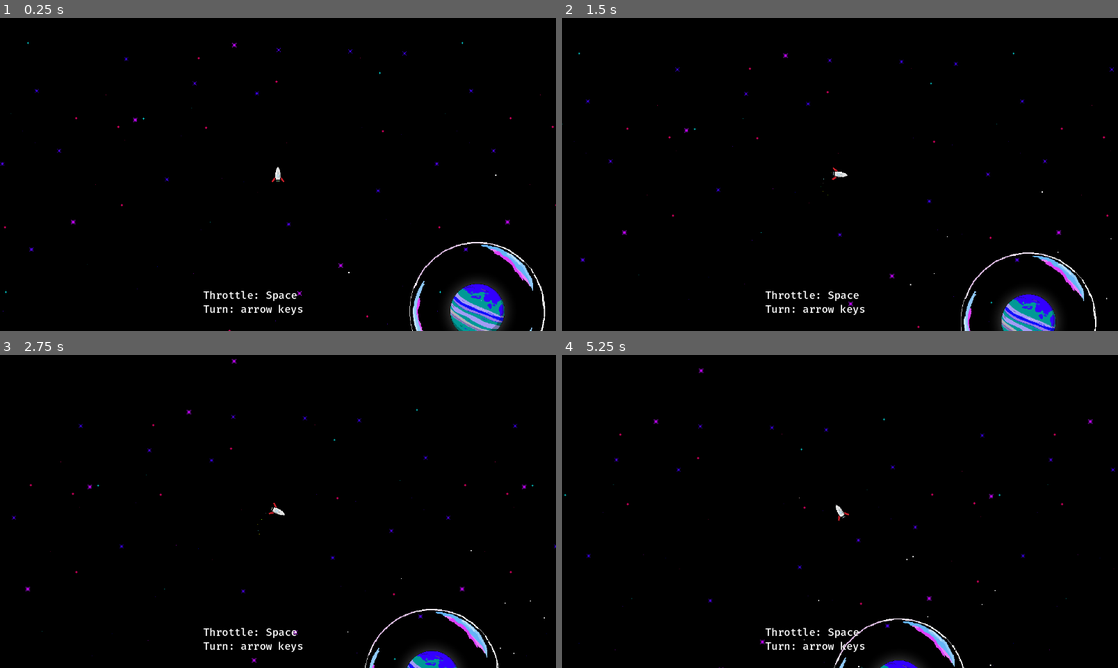
Above: before the commit, frames 1-4 (two rows, left to right).
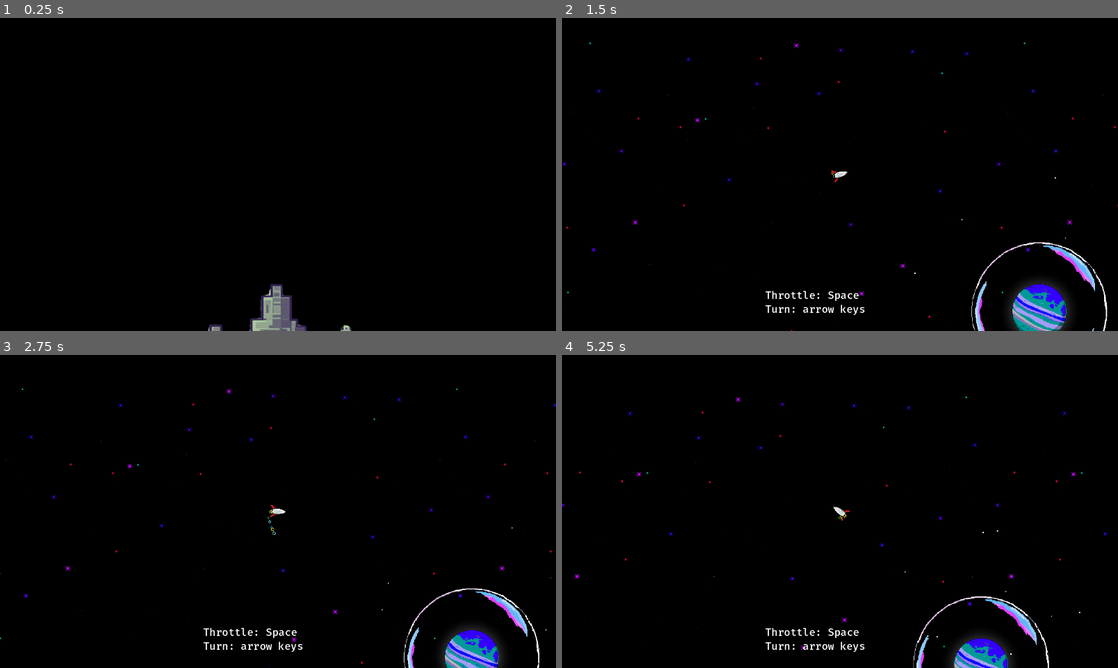
Above: after the commit, the same moments.

Repository: bjornarprytz/bubbleoids
Game: Godot game, scene res://splash.tscn
Two runs of this game, one before a commit and one after it. Both use one fixed random seed, a clock stepped at 60 frames per second and the inputs below. Before the commit the project starts from res://main.tscn. Sound files missing from this copy of the repository are replaced by a short silence.
Inputs (mouse positions are in pixels of both pictures, inside the frame that each line leads up to):
- Up to frame 1 (0.25 s): no input
- Up to frame 2 (1.5 s): move the mouse to (962, 158) at 0.52 s; hold Right (ui_right) 0.53-1.28 s; hold Space (throttle) 0.53-1.28 s; click (962, 158) at 0.67 s; move the mouse to (728, 190) at 1.27 s; hold Left (ui_left) from 1.28 s (still down); tap Space (throttle) at 1.35 s; click (728, 190) at 1.42 s
- Up to frame 3 (2.75 s): move the mouse to (333, 442) at 2.02 s; release Left (ui_left) at 2.03 s; hold Right (ui_right) from 2.03 s (still down); hold Space (throttle) from 2.03 s (still down); click (333, 442) at 2.17 s
- Up to frame 4 (5.25 s): move the mouse to (812, 574) at 2.77 s; release Space (throttle) at 2.78 s; tap Space (throttle) at 2.85, 4.35 s; click (812, 574) at 2.92 s; move the mouse to (1006, 558) at 3.52 s; release Right (ui_right) at 3.53 s; hold Space (throttle) 3.53-4.28 s; hold Left (ui_left) from 3.53 s (still down); click (1006, 558) at 3.67 s; move the mouse to (673, 464) at 4.27 s; click (673, 464) at 4.42 s; move the mouse to (867, 511) at 5.02 s; hold Space (throttle) from 5.03 s (still down); click (867, 511) at 5.17 s

The runs differ from the first frame. In frame 1, 3.6% of the frame differs, in the area x 0-100%, y 7-100%; in frame 2, 3.3%; in frame 3, 3.0%; in frame 4, 2.6%.

Commit message:
splash screen

Diff:
--- a/src/player.tscn
+++ b/src/player.tscn
@@ -1,7 +1,8 @@
-[gd_scene load_steps=5 format=3 uid="uid://7eksb1ln826g"]
+[gd_scene load_steps=6 format=3 uid="uid://7eksb1ln826g"]
 
 [ext_resource type="Script" uid="uid://ptd6iy6d356e" path="res://player.gd" id="1_onrkg"]
 [ext_resource type="Texture2D" uid="uid://cvwqhr20r4c75" path="res://assets/img/spaceship mockup.png" id="2_onrkg"]
+[ext_resource type="Texture2D" uid="uid://cirbrxisj2q4p" path="res://assets/img/circle_hollow.png" id="3_i3pqv"]
 
 [sub_resource type="CapsuleShape2D" id="CapsuleShape2D_i3pqv"]
 radius = 7.0
@@ -13,6 +14,7 @@
 point_count = 2
 
 [node name="Player" type="RigidBody2D"]
+texture_filter = 1
 collision_layer = 3
 script = ExtResource("1_onrkg")
 
@@ -27,11 +29,14 @@
 [node name="Exhaust" type="CPUParticles2D" parent="."]
 unique_name_in_owner = true
 position = Vector2(0, 15)
+emitting = false
+texture = ExtResource("3_i3pqv")
 particle_flag_align_y = true
 direction = Vector2(0, 1)
 gravity = Vector2(0, 0)
-initial_velocity_min = 2.0
-initial_velocity_max = 15.0
+initial_velocity_min = 5.0
+initial_velocity_max = 25.0
+scale_amount_min = 0.5
 hue_variation_min = -1.0
 hue_variation_max = 1.0
 hue_variation_curve = SubResource("Curve_onrkg")
--- a/src/project.godot
+++ b/src/project.godot
@@ -11,7 +11,7 @@
 [application]
 
 config/name="bubbleoids"
-run/main_scene="res://main.tscn"
+run/main_scene="uid://bi8uuojij5yv4"
 config/features=PackedStringArray("4.4", "GL Compatibility")
 config/icon="res://icon.svg"
 
--- /dev/null
+++ b/src/splash.gd
@@ -0,0 +1,21 @@
+extends Control
+@onready var logo: Sprite2D = %Logo
+
+
+func _ready() -> void:
+	var tween = create_tween().set_trans(Tween.TRANS_SINE).set_ease(Tween.EASE_IN_OUT)
+	tween.tween_property(logo, "position", Vector2.ZERO, 2.0)
+
+	await tween.finished
+
+	await get_tree().create_timer(3.0).timeout
+
+	_next_scene()
+
+
+func _input(event: InputEvent) -> void:
+	if (event is not InputEventMouseMotion and event is not InputEventJoypadMotion):
+		_next_scene()
+
+func _next_scene():
+	get_tree().change_scene_to_file("res://main.tscn")
--- /dev/null
+++ b/src/splash.tscn
@@ -0,0 +1,31 @@
+[gd_scene load_steps=3 format=3 uid="uid://bi8uuojij5yv4"]
+
+[ext_resource type="Script" uid="uid://ckm3pjbfp4hqa" path="res://splash.gd" id="1_50j67"]
+[ext_resource type="Texture2D" uid="uid://cd18tjlhpktwt" path="res://assets/Splash screen logo.png" id="1_b04ml"]
+
+[node name="Splash" type="Control"]
+layout_mode = 3
+anchors_preset = 15
+anchor_right = 1.0
+anchor_bottom = 1.0
+grow_horizontal = 2
+grow_vertical = 2
+script = ExtResource("1_50j67")
+
+[node name="ColorRect" type="ColorRect" parent="."]
+layout_mode = 1
+anchors_preset = 15
+anchor_right = 1.0
+anchor_bottom = 1.0
+grow_horizontal = 2
+grow_vertical = 2
+color = Color(0, 0, 0, 1)
+
+[node name="Target" type="Node2D" parent="."]
+position = Vector2(640, 400)
+
+[node name="Logo" type="Sprite2D" parent="Target"]
+unique_name_in_owner = true
+position = Vector2(0, 624)
+scale = Vector2(0.720165, 0.720165)
+texture = ExtResource("1_b04ml")
Binary file added: src/assets/Splash screen logo.png
Not shown, added: src/assets/Splash screen logo.png.import
Binary file added: src/assets/img/circle_hollow.png
Not shown, added: src/assets/img/circle_hollow.png.import
Not shown, added: src/splash.gd.uid
Not shown, changed: readme.md
